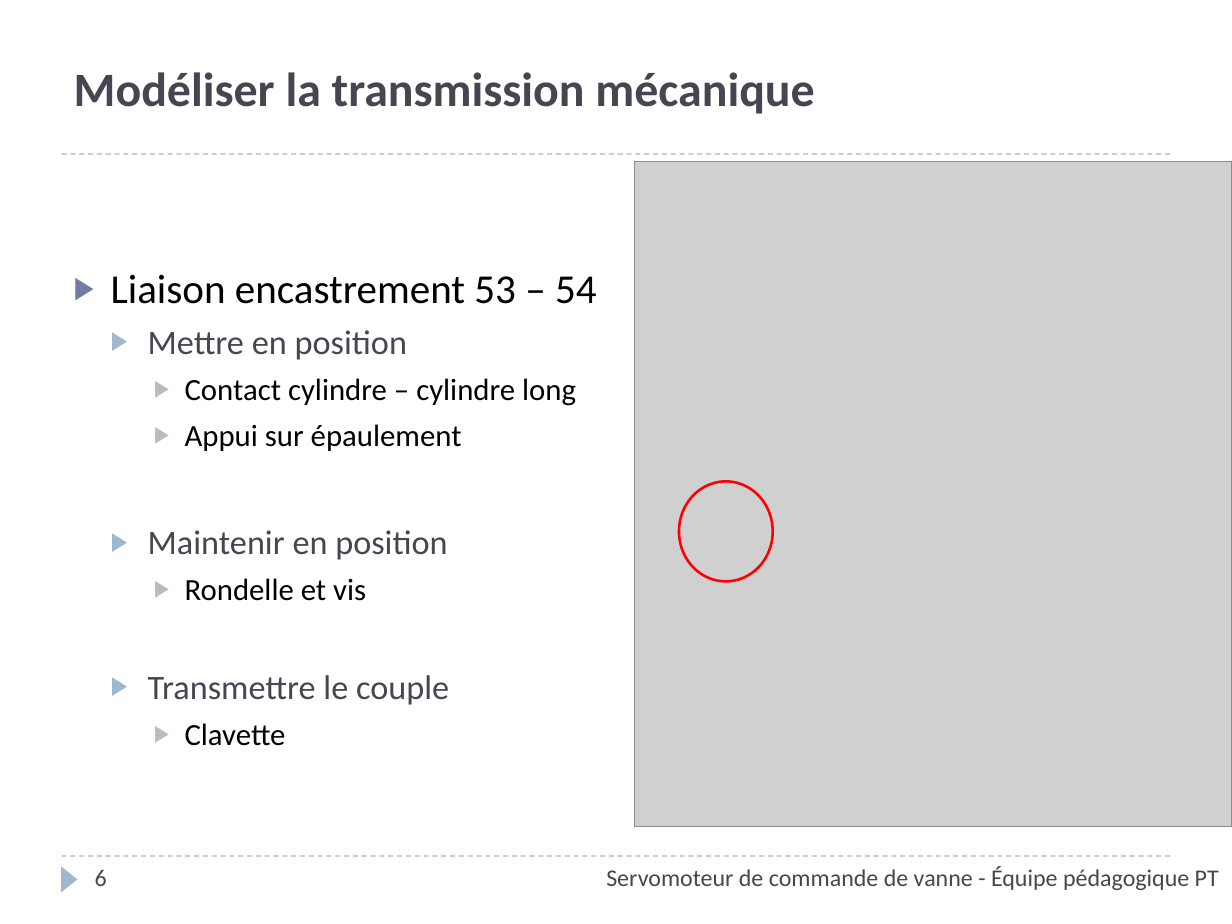
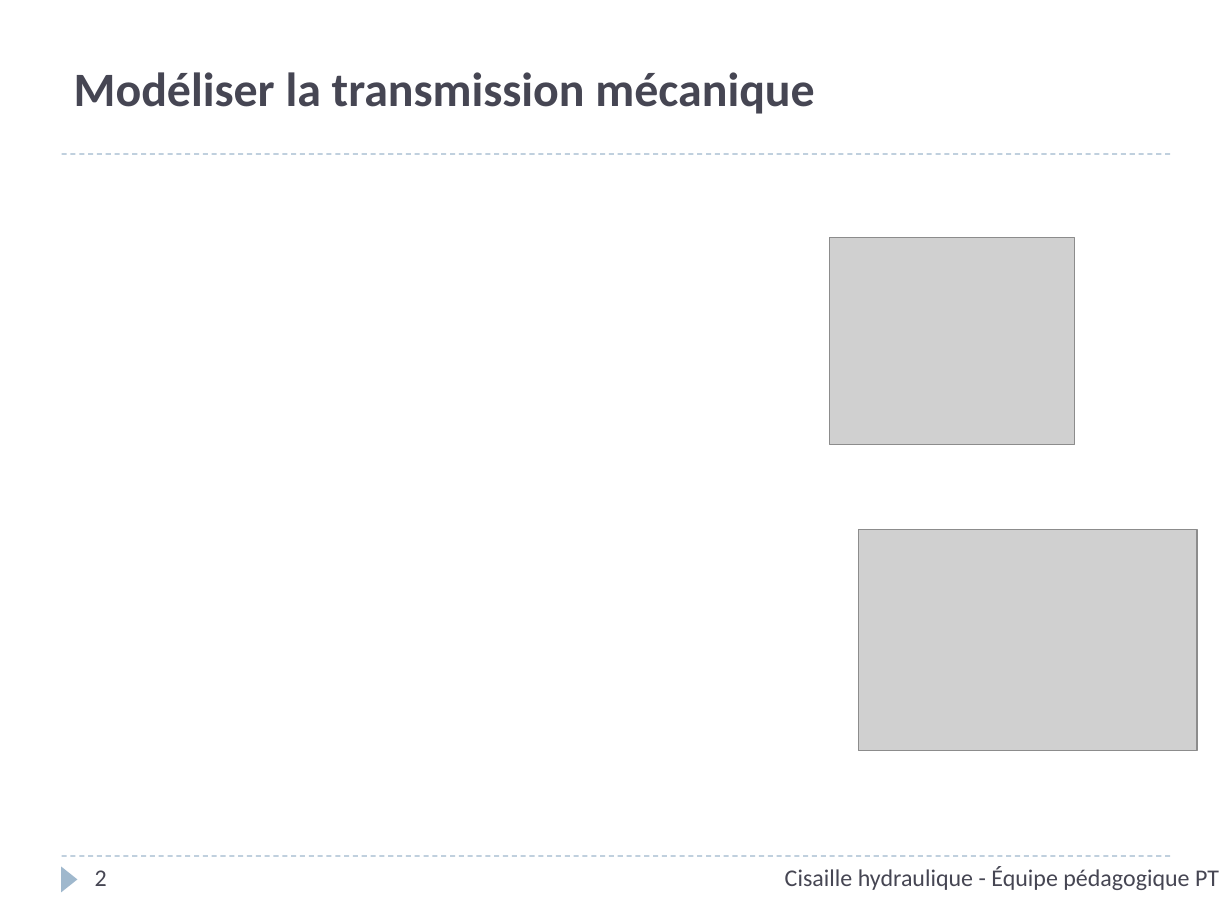
Before and after one commit to xpessoles/PT_Oraux, a slide deck: slide 2 of Interrogation_SII/03_Cisaille hydraulique/ServoMoteur_CommandeVanne_Corrige.pptx (slide 6 before the commit). Drawn at 1232x924 pixels with LibreOffice and Linux fonts; fonts in the diff are those of the drawing; grey boxes stand for pictures; background and template pictures are left out. Boxes give left, top, right and bottom in pixels: in the first picture for what was removed or moved away, otherwise in the second. Text is boxed around its words. In the diff, an @@ line names an element or a change of style, - is before the commit and + after.

```diff
--- a/Interrogation_SII/03_Cisaille hydraulique/ServoMoteur_CommandeVanne_Corrige.pptx
+++ b/Interrogation_SII/03_Cisaille hydraulique/ServoMoteur_CommandeVanne_Corrige.pptx
@@ picture removed at [634,161,1232,827] @@
@@ picture added at [829,238,1074,445] @@
@@ text removed at [111,274,597,746] @@
-▶ Liaison encastrement 53 – 54
-  ▶ Mettre en position
-    ▶ Contact cylindre – cylindre long
-    ▶ Appui sur épaulement
-  ▶ Maintenir en position
-    ▶ Rondelle et vis
-  ▶ Transmettre le couple
-    ▶ Clavette
@@ ellipse removed at [679,482,772,582] @@
@@ picture added at [859,530,1198,750] @@
@@ text at [785,866,1219,890]: text changed @@
-Servomoteur de commande de vanne - Équipe pédagogique PT
+Cisaille hydraulique - Équipe pédagogique PT
@@ page number at [95,870,107,886]: text changed @@
-6
+2
```
Also in this commit, not shown: 1 other slide changed, 10 slides removed, 2 other files.
